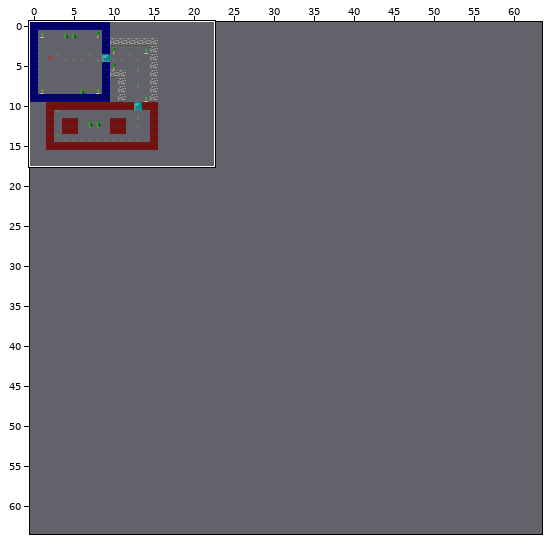
Tiled map: assets/maps/basic.tmx. The first picture is a wide view before the edit; the outline marks the close-up.
Close-up. First the earlier version:
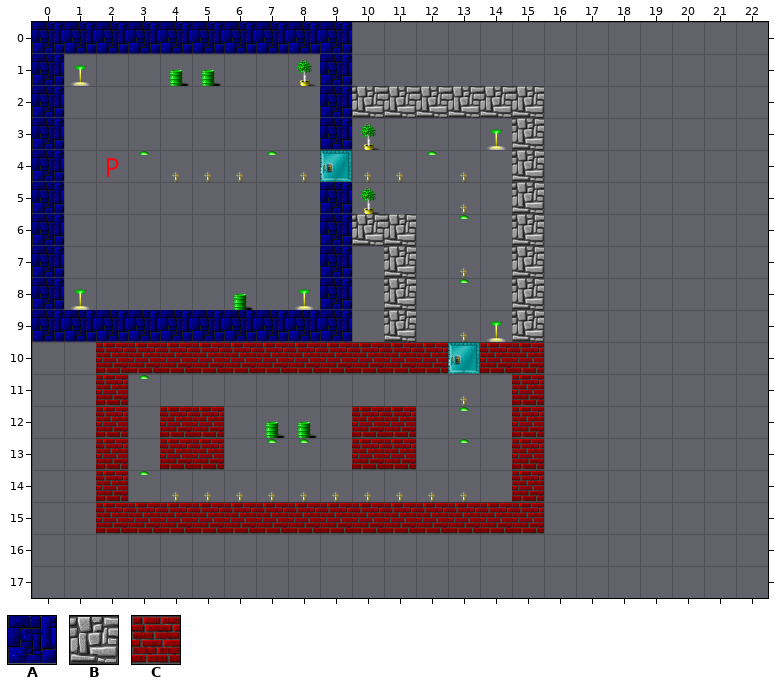
Cells are 64x64 px. Shown: x 0..22, y 0..17. The commit also changed other parts of the map, which this record leaves out.
Key: from "walls": A 0 "block", B 1 "block", C 2 "block".
_ is an empty cell.
Layers that did not change in this view are not listed.
Layer "walls" before, first column x 0:
 0 AAAAAAAAAA_____________
 1 A________A_____________
 2 A________ABBBBBB_______
 3 A________A_____B_______
 4 A______________B_______
 5 A________A_____B_______
 6 A________ABB___B_______
 7 A________A_B___B_______
 8 A________A_B___B_______
 9 AAAAAAAAAA_B___B_______
10 __CCCCCCCCCCC_CC_______
11 __C____________C_______
12 __C_CC____CC___C_______
13 __C_CC____CC___C_______
14 __C____________C_______
15 __CCCCCCCCCCCCCC_______
16 _______________________
17 _______________________
And afterwards:
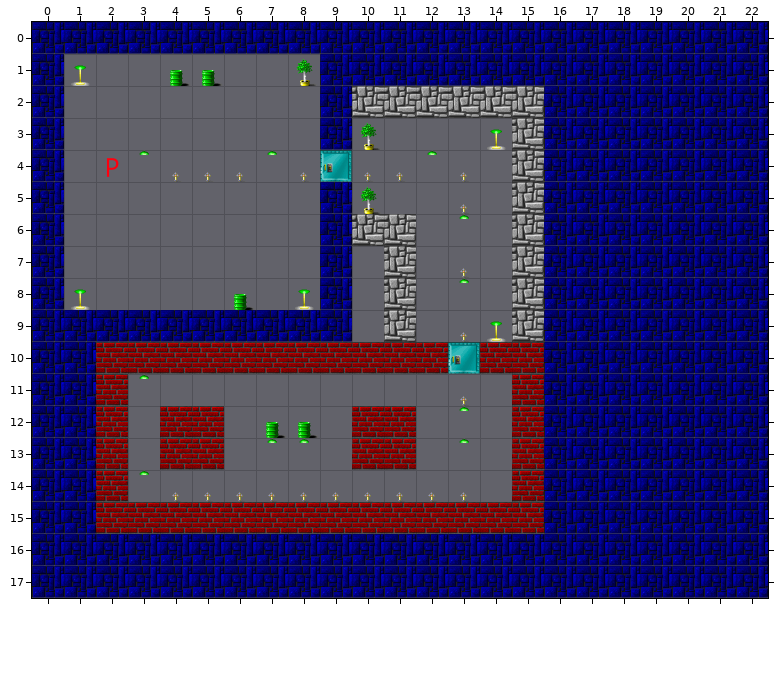
The exact change:
{"where": "layer \"walls\""}
{"y":0,"x":10,"old":"_____________","new":"AAAAAAAAAAAAA"}
{"y":1,"x":10,"old":"_____________","new":"AAAAAAAAAAAAA"}
{"y":2,"x":16,"old":"_______","new":"AAAAAAA"}
{"y":3,"x":16,"old":"_______","new":"AAAAAAA"}
{"y":4,"x":16,"old":"_______","new":"AAAAAAA"}
{"y":5,"x":16,"old":"_______","new":"AAAAAAA"}
{"y":6,"x":16,"old":"_______","new":"AAAAAAA"}
{"y":7,"x":16,"old":"_______","new":"AAAAAAA"}
{"y":8,"x":16,"old":"_______","new":"AAAAAAA"}
{"y":9,"x":16,"old":"_______","new":"AAAAAAA"}
{"y":10,"x":0,"old":"__","new":"AA"}
{"y":10,"x":16,"old":"_______","new":"AAAAAAA"}
{"y":11,"x":0,"old":"__","new":"AA"}
{"y":11,"x":16,"old":"_______","new":"AAAAAAA"}
{"y":12,"x":0,"old":"__","new":"AA"}
{"y":12,"x":16,"old":"_______","new":"AAAAAAA"}
{"y":13,"x":0,"old":"__","new":"AA"}
{"y":13,"x":16,"old":"_______","new":"AAAAAAA"}
{"y":14,"x":0,"old":"__","new":"AA"}
{"y":14,"x":16,"old":"_______","new":"AAAAAAA"}
{"y":15,"x":0,"old":"__","new":"AA"}
{"y":15,"x":16,"old":"_______","new":"AAAAAAA"}
{"y":16,"x":0,"old":"_______________________","new":"AAAAAAAAAAAAAAAAAAAAAAA"}
{"y":17,"x":0,"old":"_______________________","new":"AAAAAAAAAAAAAAAAAAAAAAA"}
{"label":"added","picture_box":[32,22,768,598]}
